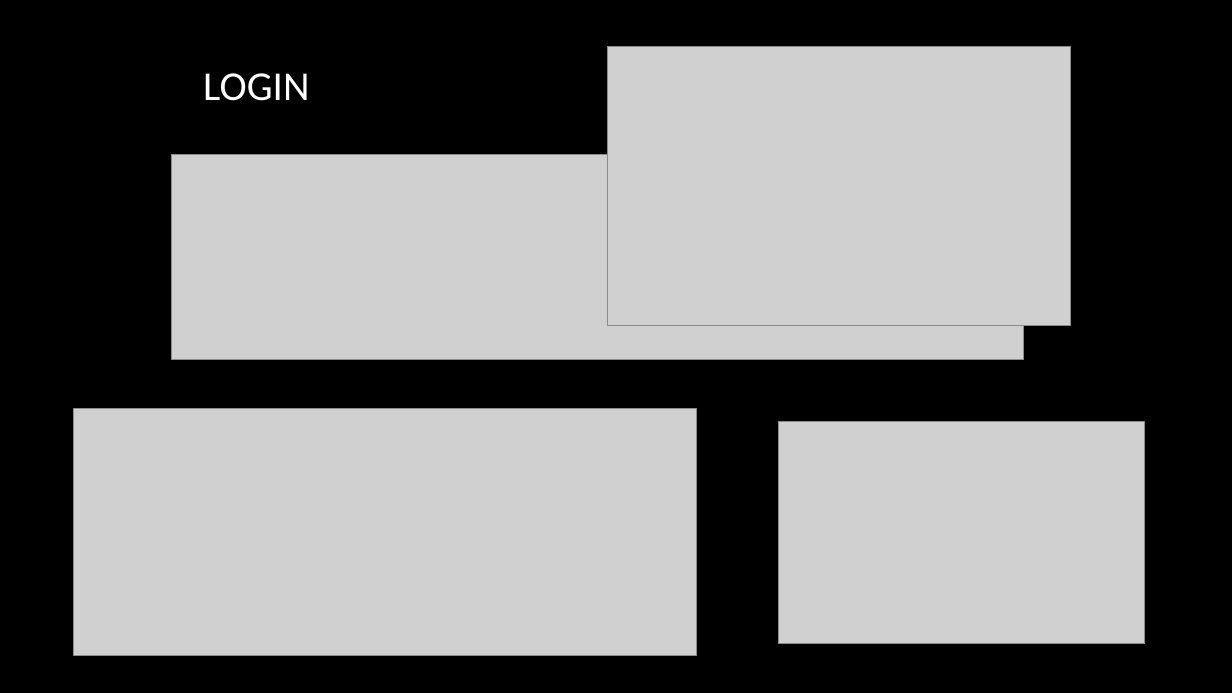
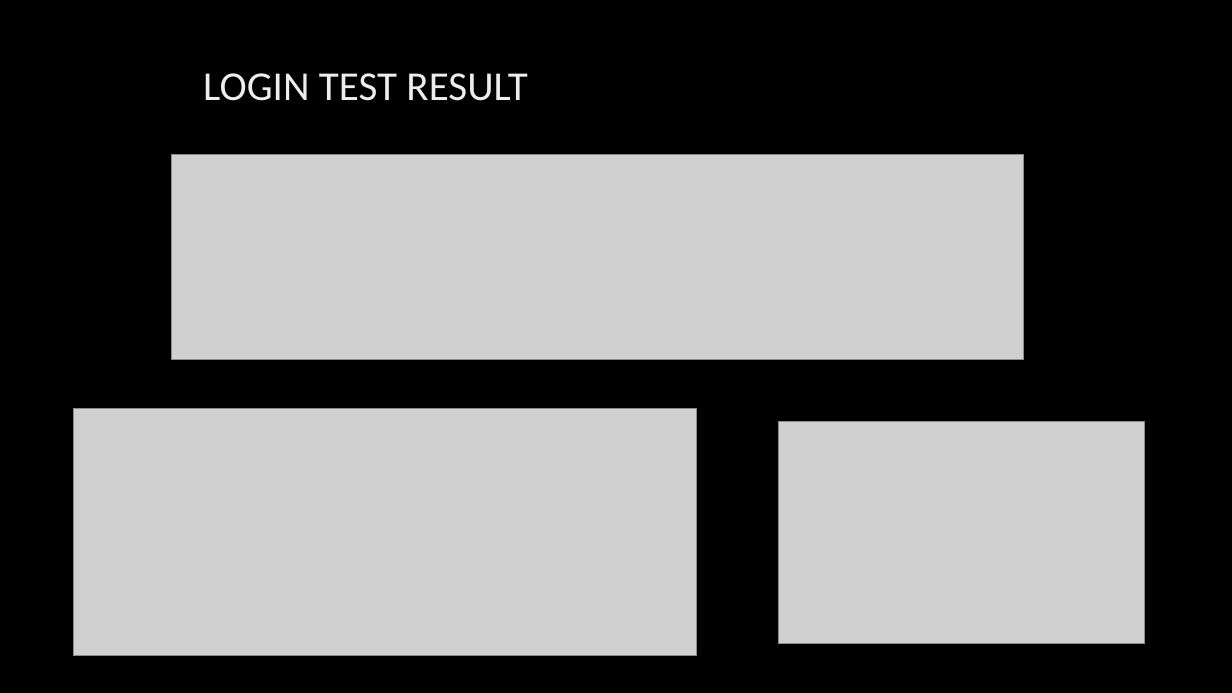
Before and after one commit to DanielRGonzalesV/TodolyPerfTest, a slide deck: slide 2 of Graphics/Graphics_loadTest.pptx (slide 1 before the commit). Drawn at 1232x693 pixels with LibreOffice and Linux fonts; fonts in the diff are those of the drawing; grey boxes stand for pictures; background and template pictures are left out. Boxes give left, top, right and bottom in pixels: in the first picture for what was removed or moved away, otherwise in the second. Text is boxed around its words. In the diff, an @@ line names an element or a change of style, - is before the commit and + after.

```diff
--- a/Graphics/Graphics_loadTest.pptx
+++ b/Graphics/Graphics_loadTest.pptx
@@ picture removed at box(608, 46, 1071, 325) @@
@@ title at box(203, 73, 527, 101): text changed; text colour #FFFFFF to gradient #BFBFBF to #EDEDED to #FFFFFF @@
-LOGIN
+LOGIN TEST RESULT
```
Also in this commit, not shown: 10 slides added, 22 slides removed.
